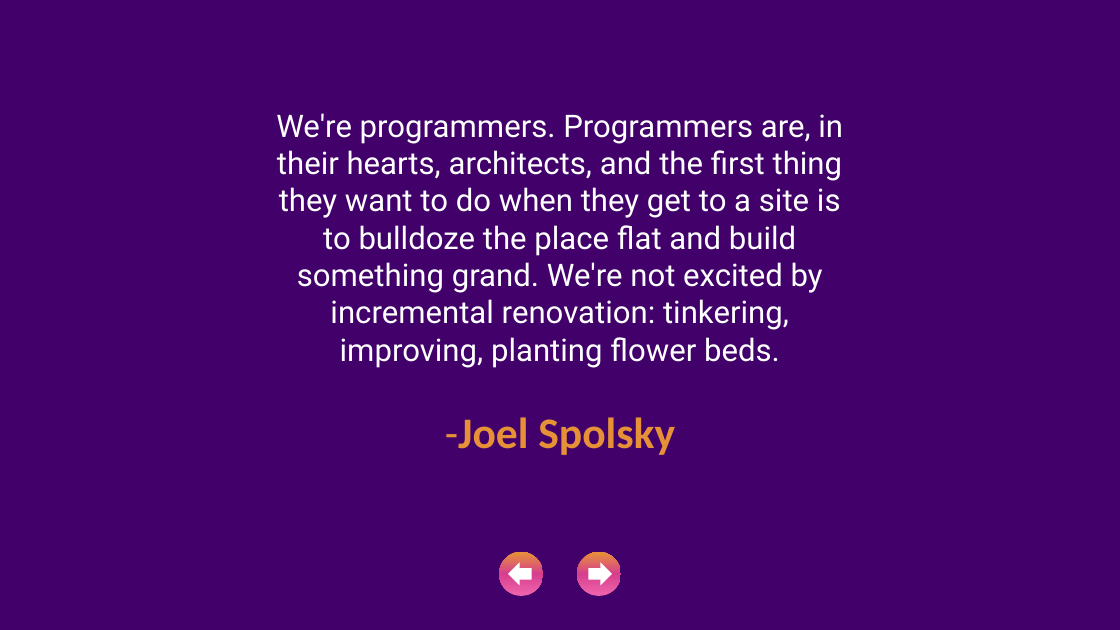
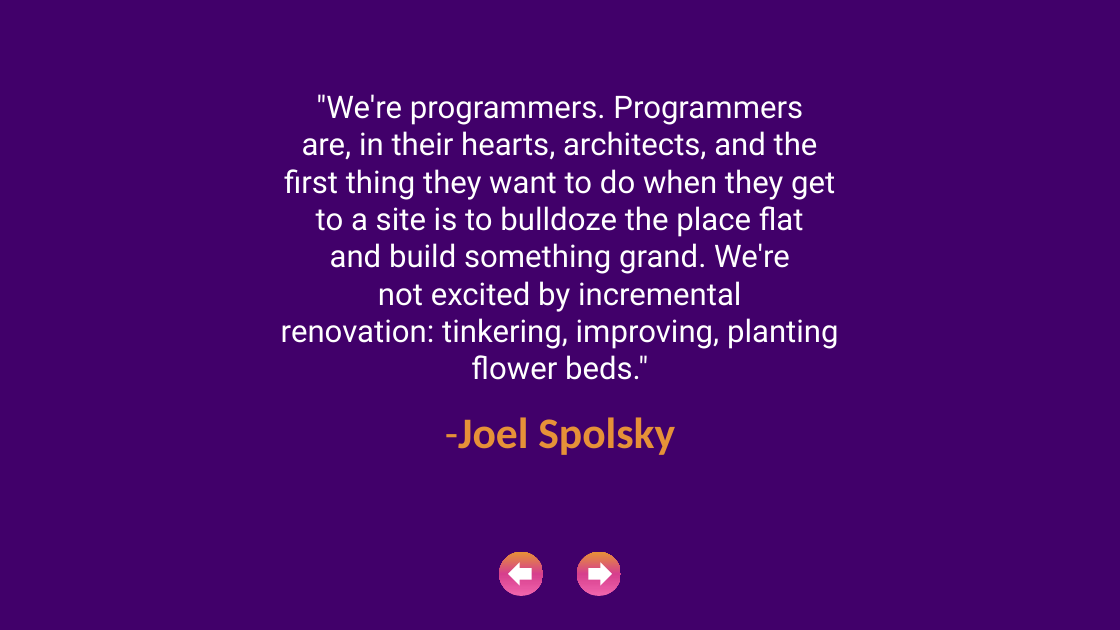
Before and after one commit to Hrushal-Nikhare/Hack-Club-Proposal, a slide deck: slide 2 of HackClub Final.pptx. Drawn at 1120x630 pixels with LibreOffice and Linux fonts; fonts in the diff are those of the drawing; background and template pictures are left out. Boxes give left, top, right and bottom in pixels: in the first picture for what was removed or moved away, otherwise in the second. Text is boxed around its words. In the diff, an @@ line names an element or a change of style, - is before the commit and + after.

Commit message:
ppt changes

```diff
--- a/HackClub Final.pptx
+++ b/HackClub Final.pptx
@@ subtitle at <box>281,94,839,380</box>: text changed @@
-We're programmers. Programmers are, in their hearts, architects, and the first thing they want to do when they get to a site is to bulldoze the place flat and build something grand. We're not excited by incremental renovation: tinkering, improving, planting flower beds.
+"We're programmers. Programmers are, in their hearts, architects, and the first thing they want to do when they get to a site is to bulldoze the place flat and build something grand. We're not excited by incremental renovation: tinkering, improving, planting flower beds."
```
